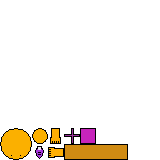
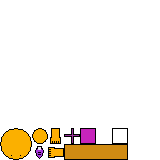
Layered file, before and after one edit (160 x 160). Changes by layer:
painted on "Слой 14 kопировать копия" over (112, 128, 128, 144)
